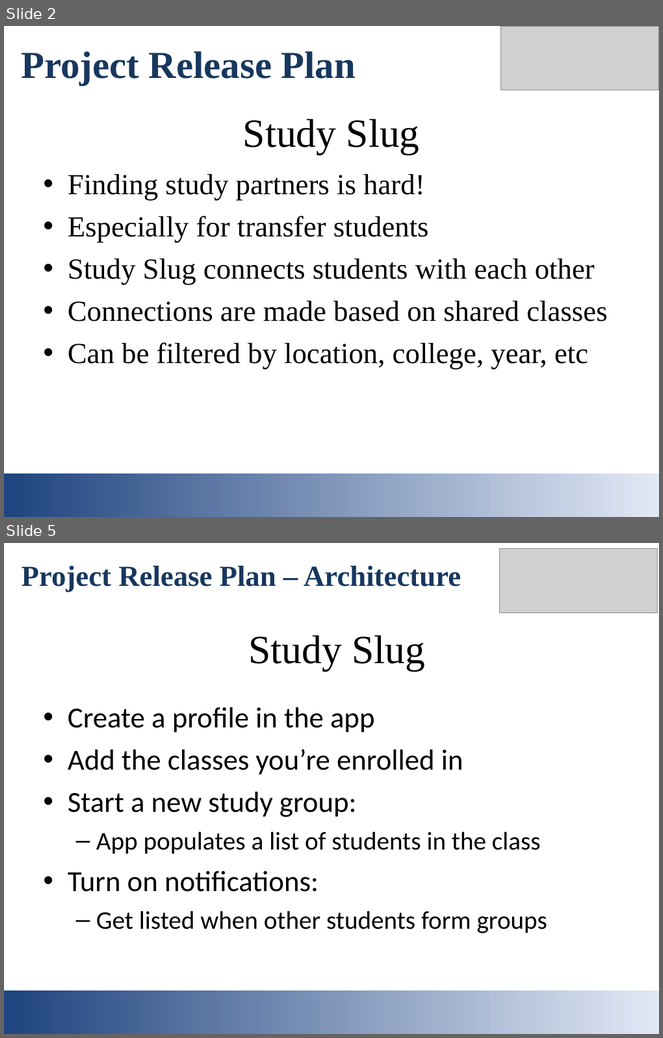
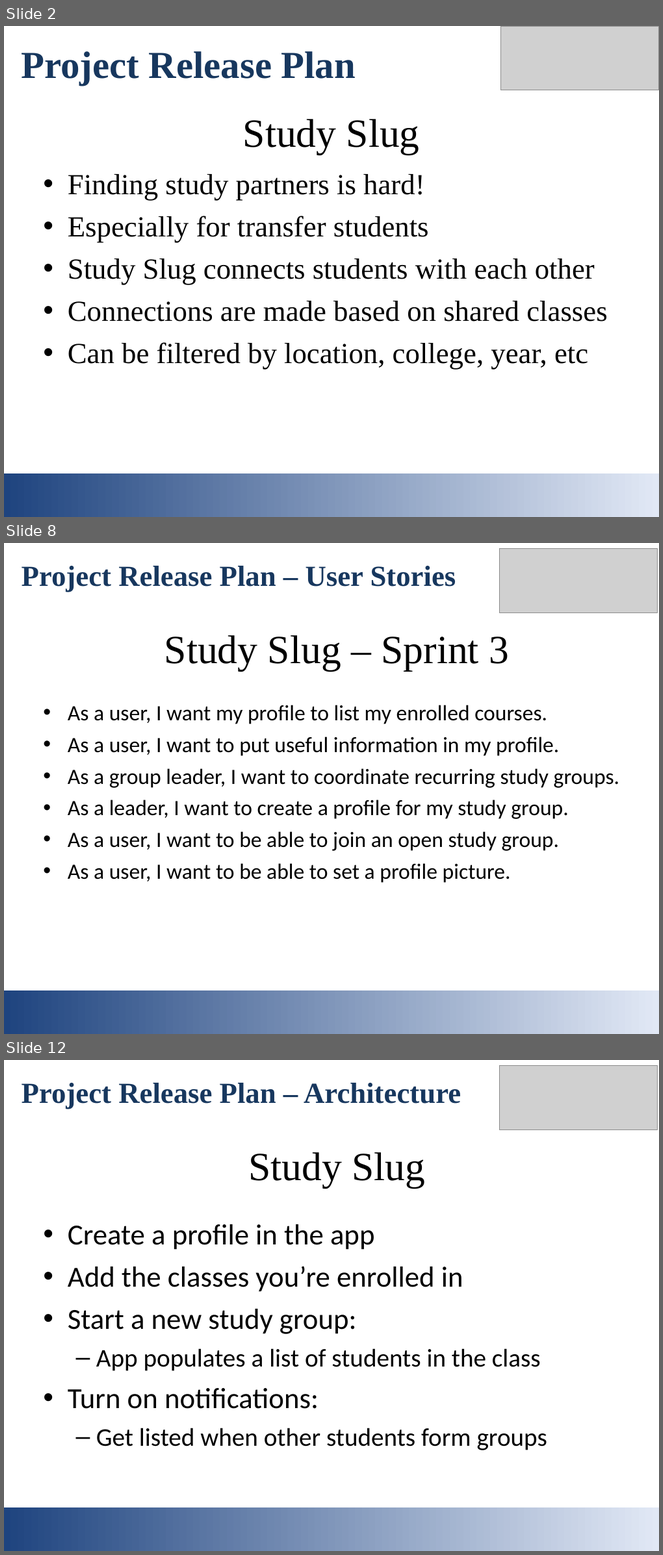
Before and after one commit to mmaall/StudySlug, a slide deck: documentation/studyslug_intro_slides.ppt. Shown one above the other, each under a label of ours: slides 2 and 5 before the commit, slides 2, 8 and 12 after it; the slides between them are not shown. The pictures are 663x1038 and 663x1555 pixels, drawn with LibreOffice and Linux fonts; fonts in the diff are those of the drawing; grey boxes stand for pictures. Boxes give left, top, right and bottom in pixels: in the first picture for what was removed or moved away, otherwise in the second. Text is boxed around its words. In the diff, an @@ line names an element or a change of style, - is before the commit and + after.

```diff
--- a/documentation/studyslug_intro_slides.ppt
+++ b/documentation/studyslug_intro_slides.ppt
@@ slide 8 added at (x1=4, y1=543, x2=659, y2=1034), background #FFFFFF @@
@@ picture added at (x1=499, y1=548, x2=658, y2=613) @@
@@ text added at (x1=22, y1=566, x2=456, y2=592), 32 pt, text #17375E, bold @@
+Project Release Plan – User Stories
@@ title added at (x1=165, y1=635, x2=509, y2=671), 44 pt, text #000000 @@
+Study Slug – Sprint 3
@@ text added at (x1=68, y1=705, x2=620, y2=883), 24 pt, text #000000 @@
+• As a user, I want my profile to list my enrolled courses.
+• As a user, I want to put useful information in my profile.
+• As a group leader, I want to coordinate recurring study groups.
+• As a leader, I want to create a profile for my study group.
+• As a user, I want to be able to join an open study group.
+• As a user, I want to be able to set a profile picture.
@@ rectangle added at (x1=4, y1=990, x2=659, y2=1034), fill gradient #1F447F to #E1E8F5 @@
@@ what was slide 5 is now slide 12 @@
```
Also in this commit, not shown: 3 slides changed, 6 other slides added.
